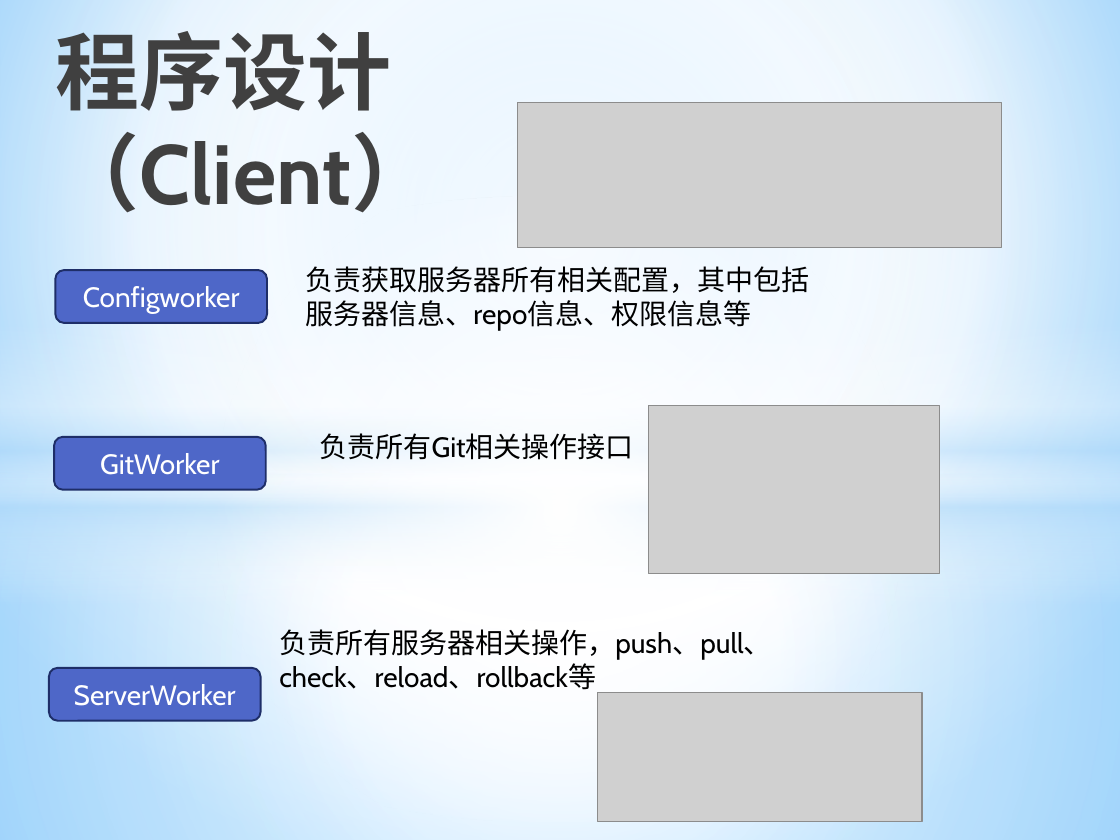
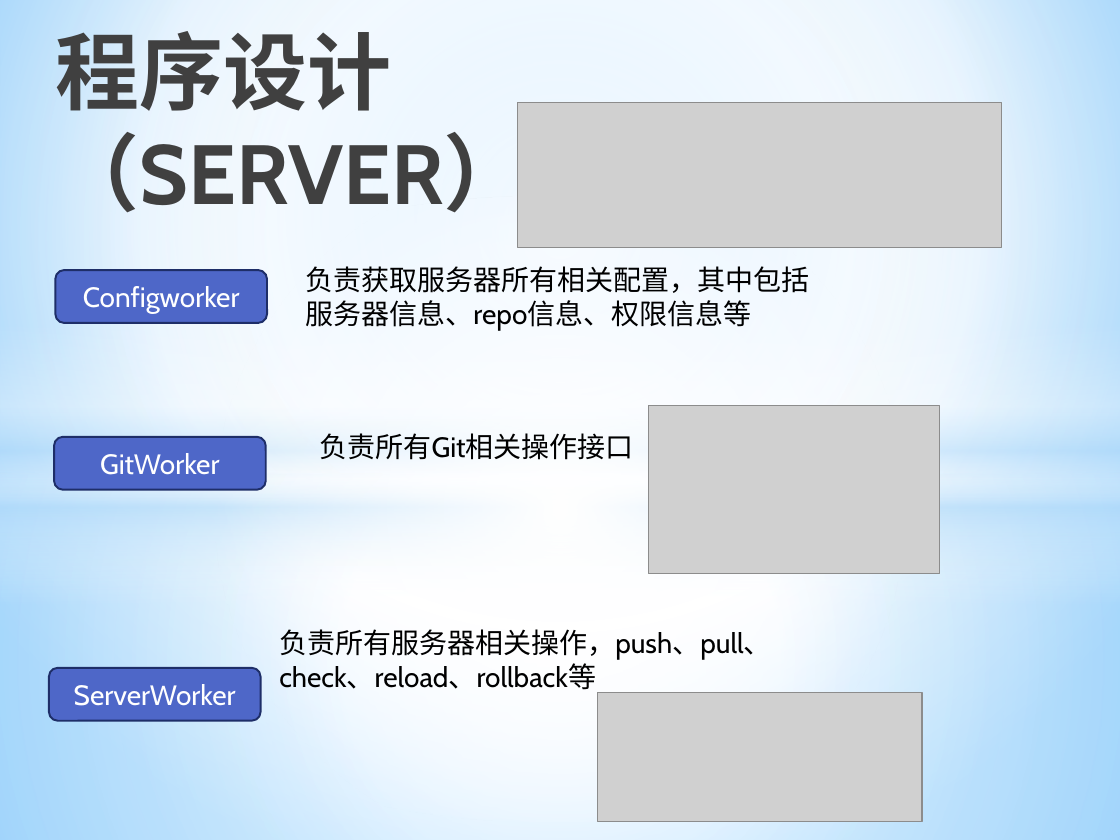
Before and after one commit to allragedbody/clasenbee, a slide deck: slide 15 of docs/Git集群配置方案.pptx (slide 14 before the commit). Drawn at 1120x840 pixels with LibreOffice and Linux fonts; fonts in the diff are those of the drawing; grey boxes stand for pictures. Boxes give left, top, right and bottom in pixels: in the first picture for what was removed or moved away, otherwise in the second. Text is boxed around its words. In the diff, an @@ line names an element or a change of style, - is before the commit and + after.

```diff
--- a/docs/Git集群配置方案.pptx
+++ b/docs/Git集群配置方案.pptx
@@ title at bbox=[56, 31, 528, 225]: text changed @@
-程序设计（Client）
+程序设计（SERVER）
```
Also in this commit, not shown: 3 other slides changed, 8 slides added, 7 slides removed.
